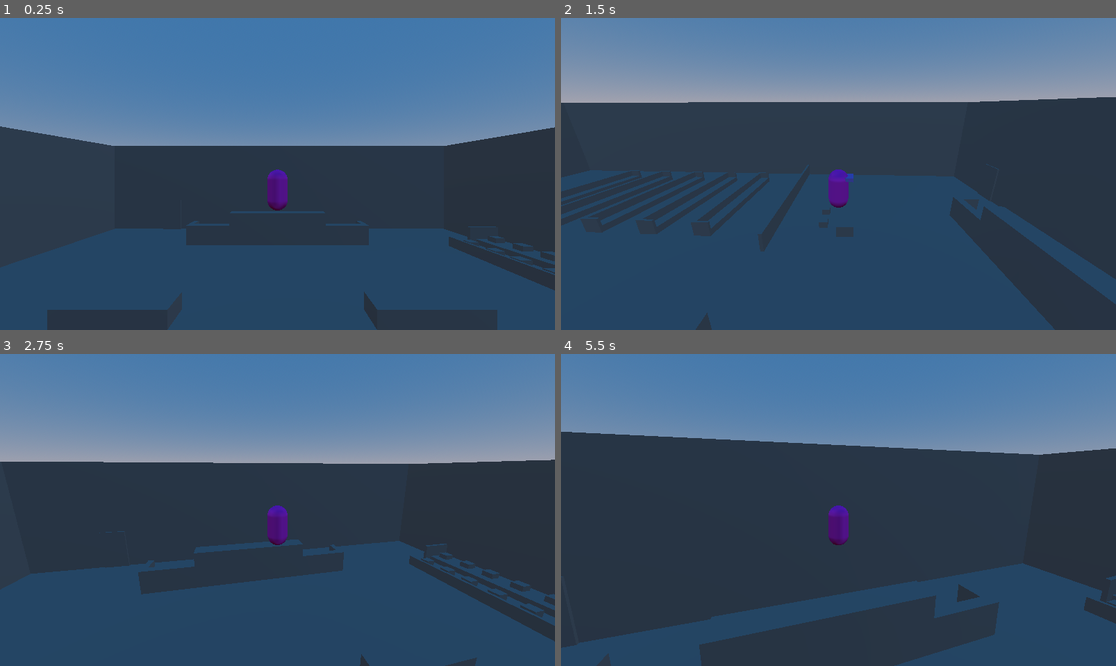
Above: before the commit, frames 1-4 (two rows, left to right).
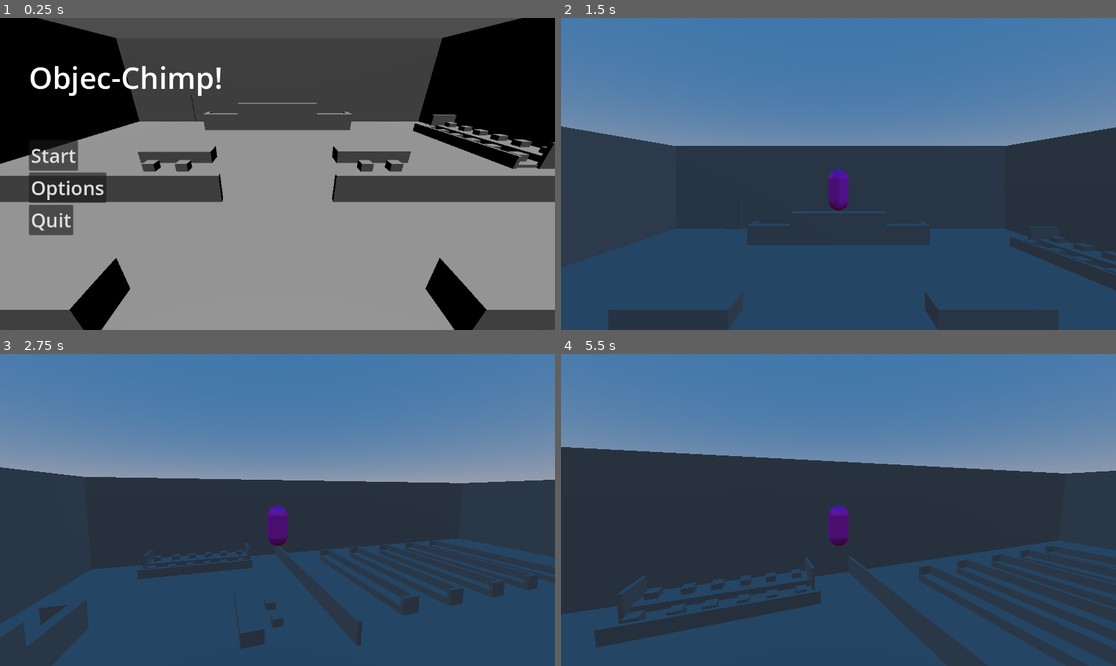
Above: after the commit, the same moments.

Repository: GarethDa/Monke_Game
Game: Godot game, scene res://start_menu.tscn
Same seed, same stepped clock (60 frames per second), same inputs: the game is played once before the commit and once after it. Before the commit the project starts from res://world.tscn.
Inputs (mouse positions are in pixels of both pictures, inside the frame that each line leads up to):
- Up to frame 1 (0.25 s): no input
- Up to frame 2 (1.5 s): click (627, 186) at 0.5 s, where only the run after the commit has a clickable "Options"; click (616, 155) at 1.25 s, where only the run after the commit has a clickable "Start"
- Up to frame 3 (2.75 s): tap Enter at 2 s; move the mouse to (305, 510) at 2.02 s; hold Up (ui_up) from 2.03 s (still down); tap Space (Jump) at 2.27 s
- Up to frame 4 (5.5 s): keep holding Up (ui_up); move the mouse to (810, 510) at 2.77 s; tap Space (Jump) at 3.02, 4.52, 5.27 s; move the mouse to (849, 503) at 3.52 s; move the mouse to (832, 516) at 4.27 s; move the mouse to (877, 513) at 5.02 s

The runs differ from the first frame. In frame 1, 93% of the frame differs, in the area x 0-100%, y 0-100%; in frame 2, 50%; in frame 3, 23%; in frame 4, 22%.

Commit message:
Start Menu BareBones
menu!!!!

Diff:
--- /dev/null
+++ b/Menu.gd
@@ -0,0 +1,10 @@
+extends Control
+
+func _on_play_pressed():
+	get_tree().change_scene_to_file("res://world.tscn")
+
+func _on_options_pressed():
+	pass # Replace with function body.
+
+func _on_quit_pressed():
+	get_tree().quit()
--- a/project.godot
+++ b/project.godot
@@ -11,7 +11,7 @@
 [application]
 
 config/name="Monke_Game"
-run/main_scene="res://world.tscn"
+run/main_scene="res://start_menu.tscn"
 config/features=PackedStringArray("4.2", "Forward Plus")
 config/icon="res://icon.svg"
 
--- /dev/null
+++ b/start_menu.gd
@@ -0,0 +1,14 @@
+extends CanvasLayer
+
+
+
+func _on_start_btn_pressed():
+	get_tree().change_scene_to_file("res://world.tscn")
+
+
+func _on_options_btn_pressed():
+	pass # Replace with function body.
+
+
+func _on_quit_btn_pressed():
+	get_tree().quit()
--- /dev/null
+++ b/start_menu.tscn
@@ -0,0 +1,432 @@
+[gd_scene load_steps=3 format=3 uid="uid://bh6whskehq4pc"]
+
+[ext_resource type="Script" path="res://start_menu.gd" id="1_18axk"]
+
+[sub_resource type="FontVariation" id="FontVariation_mmysy"]
+
+[node name="StartMenu" type="CanvasLayer"]
+script = ExtResource("1_18axk")
+
+[node name="SubViewportContainer" type="SubViewportContainer" parent="."]
+anchors_preset = 15
+anchor_right = 1.0
+anchor_bottom = 1.0
+grow_horizontal = 2
+grow_vertical = 2
+
+[node name="SubViewport" type="SubViewport" parent="SubViewportContainer"]
+handle_input_locally = false
+size = Vector2i(1152, 648)
+render_target_update_mode = 4
+
+[node name="Camera3D" type="Camera3D" parent="SubViewportContainer/SubViewport"]
+transform = Transform3D(-1, 3.69465e-08, -7.92319e-08, 0, 0.906308, 0.422618, 8.74228e-08, 0.422618, -0.906308, 0, 6, 18)
+
+[node name="Control" type="Control" parent="."]
+layout_mode = 3
+anchors_preset = 15
+anchor_right = 1.0
+anchor_bottom = 1.0
+grow_horizontal = 2
+grow_vertical = 2
+
+[node name="MarginContainer" type="MarginContainer" parent="Control"]
+layout_mode = 1
+anchors_preset = 15
+anchor_right = 1.0
+anchor_bottom = 1.0
+grow_horizontal = 2
+grow_vertical = 2
+theme_override_constants/margin_left = 60
+theme_override_constants/margin_top = 80
+
+[node name="VBoxContainer" type="VBoxContainer" parent="Control/MarginContainer"]
+layout_mode = 2
+
+[node name="Title" type="Label" parent="Control/MarginContainer/VBoxContainer"]
+layout_mode = 2
+theme_override_fonts/font = SubResource("FontVariation_mmysy")
+theme_override_font_sizes/font_size = 62
+text = "Objec-Chimp!"
+
+[node name="MarginContainer" type="MarginContainer" parent="Control/MarginContainer/VBoxContainer"]
+layout_mode = 2
+theme_override_constants/margin_top = 80
+
+[node name="StartBtn" type="Button" parent="Control/MarginContainer/VBoxContainer"]
+layout_mode = 2
+size_flags_horizontal = 0
+theme_override_font_sizes/font_size = 40
+text = "Start"
+alignment = 0
+
+[node name="OptionsBtn" type="Button" parent="Control/MarginContainer/VBoxContainer"]
+layout_mode = 2
+size_flags_horizontal = 0
+theme_override_font_sizes/font_size = 40
+text = "Options"
+alignment = 0
+
+[node name="QuitBtn" type="Button" parent="Control/MarginContainer/VBoxContainer"]
+layout_mode = 2
+size_flags_horizontal = 0
+theme_override_font_sizes/font_size = 40
+text = "Quit"
+alignment = 0
+
+[node name="BG" type="Node3D" parent="."]
+
+[node name="DirectionalLight3D" type="DirectionalLight3D" parent="BG"]
+transform = Transform3D(0.999998, 0.0018015, -0.0012614, 0.00153214, -0.15922, 0.987242, 0.00157767, -0.987241, -0.159223, 0, 21, 18)
+
+[node name="Greybox" type="Node3D" parent="BG"]
+
+[node name="Pew" type="Node3D" parent="BG/Greybox"]
+transform = Transform3D(1, 0, 0, 0, 1, 0, 0, 0, 1, -11.3512, 0.273693, 21.7519)
+
+[node name="CSGBox3D32" type="CSGBox3D" parent="BG/Greybox/Pew"]
+transform = Transform3D(-4.37114e-08, 0, 1, 0, 1, 0, -1, 0, -4.37114e-08, 0, 0.383927, -0.724794)
+size = Vector3(0.369607, 1.33564, 13.3481)
+
+[node name="CSGBox3D18" type="CSGBox3D" parent="BG/Greybox/Pew"]
+transform = Transform3D(-4.37114e-08, 0, 1, 0, 1, 0, -1, 0, -4.37114e-08, 0, 0, 0)
+size = Vector3(1.09123, 0.621316, 13.3231)
+
+[node name="CSGBox3D38" type="CSGBox3D" parent="BG/Greybox/Pew"]
+transform = Transform3D(-4.37114e-08, 0, 1, 0, 1, 0, -1, 0, -4.37114e-08, 6.55149, 0.383927, 0)
+size = Vector3(1.09123, 1.34466, 0.240466)
+
+[node name="CSGBox3D37" type="CSGBox3D" parent="BG/Greybox/Pew"]
+transform = Transform3D(-4.37114e-08, 0, 1, 0, 1, 0, -1, 0, -4.37114e-08, -6.56383, 0.383927, 0)
+size = Vector3(1.09123, 1.34466, 0.22008)
+
+[node name="Pew7" type="Node3D" parent="BG/Greybox"]
+transform = Transform3D(1, 0, 0, 0, 1, 0, 0, 0, 1, -11.3512, 0.273693, 17.0066)
+
+[node name="CSGBox3D32" type="CSGBox3D" parent="BG/Greybox/Pew7"]
+transform = Transform3D(-4.37114e-08, 0, 1, 0, 1, 0, -1, 0, -4.37114e-08, 0, 0.383927, -0.724794)
+size = Vector3(0.369607, 1.33564, 13.3481)
+
+[node name="CSGBox3D18" type="CSGBox3D" parent="BG/Greybox/Pew7"]
+transform = Transform3D(-4.37114e-08, 0, 1, 0, 1, 0, -1, 0, -4.37114e-08, 0, 0, 0)
+size = Vector3(1.09123, 0.621316, 13.3231)
+
+[node name="CSGBox3D38" type="CSGBox3D" parent="BG/Greybox/Pew7"]
+transform = Transform3D(-4.37114e-08, 0, 1, 0, 1, 0, -1, 0, -4.37114e-08, 6.55149, 0.383927, 0)
+size = Vector3(1.09123, 1.34466, 0.240466)
+
+[node name="CSGBox3D37" type="CSGBox3D" parent="BG/Greybox/Pew7"]
+transform = Transform3D(-4.37114e-08, 0, 1, 0, 1, 0, -1, 0, -4.37114e-08, -6.56383, 0.383927, 0)
+size = Vector3(1.09123, 1.34466, 0.22008)
+
+[node name="Pew8" type="Node3D" parent="BG/Greybox"]
+transform = Transform3D(1, 0, 0, 0, 1, 0, 0, 0, 1, -11.3512, 0.273693, 11.9009)
+
+[node name="CSGBox3D32" type="CSGBox3D" parent="BG/Greybox/Pew8"]
+transform = Transform3D(-4.37114e-08, 0, 1, 0, 1, 0, -1, 0, -4.37114e-08, 0, 0.383927, -0.724794)
+size = Vector3(0.369607, 1.33564, 13.3481)
+
+[node name="CSGBox3D18" type="CSGBox3D" parent="BG/Greybox/Pew8"]
+transform = Transform3D(-4.37114e-08, 0, 1, 0, 1, 0, -1, 0, -4.37114e-08, 0, 0, 0)
+size = Vector3(1.09123, 0.621316, 13.3231)
+
+[node name="CSGBox3D38" type="CSGBox3D" parent="BG/Greybox/Pew8"]
+transform = Transform3D(-4.37114e-08, 0, 1, 0, 1, 0, -1, 0, -4.37114e-08, 6.55149, 0.383927, 0)
+size = Vector3(1.09123, 1.34466, 0.240466)
+
+[node name="CSGBox3D37" type="CSGBox3D" parent="BG/Greybox/Pew8"]
+transform = Transform3D(-4.37114e-08, 0, 1, 0, 1, 0, -1, 0, -4.37114e-08, -6.56383, 0.383927, 0)
+size = Vector3(1.09123, 1.34466, 0.22008)
+
+[node name="Pew9" type="Node3D" parent="BG/Greybox"]
+transform = Transform3D(1, 0, 0, 0, 1, 0, 0, 0, 1, -11.3512, 0.273693, 7.00779)
+
+[node name="CSGBox3D32" type="CSGBox3D" parent="BG/Greybox/Pew9"]
+transform = Transform3D(-4.37114e-08, 0, 1, 0, 1, 0, -1, 0, -4.37114e-08, 0, 0.383927, -0.724794)
+size = Vector3(0.369607, 1.33564, 13.3481)
+
+[node name="CSGBox3D18" type="CSGBox3D" parent="BG/Greybox/Pew9"]
+transform = Transform3D(-4.37114e-08, 0, 1, 0, 1, 0, -1, 0, -4.37114e-08, 0, 0, 0)
+size = Vector3(1.09123, 0.621316, 13.3231)
+
+[node name="CSGBox3D38" type="CSGBox3D" parent="BG/Greybox/Pew9"]
+transform = Transform3D(-4.37114e-08, 0, 1, 0, 1, 0, -1, 0, -4.37114e-08, 6.55149, 0.383927, 0)
+size = Vector3(1.09123, 1.34466, 0.240466)
+
+[node name="CSGBox3D37" type="CSGBox3D" parent="BG/Greybox/Pew9"]
+transform = Transform3D(-4.37114e-08, 0, 1, 0, 1, 0, -1, 0, -4.37114e-08, -6.56383, 0.383927, 0)
+size = Vector3(1.09123, 1.34466, 0.22008)
+
+[node name="Pew10" type="Node3D" parent="BG/Greybox"]
+transform = Transform3D(1, 0, 0, 0, 1, 0, 0, 0, 1, -11.331, 0.273693, 2.09403)
+
+[node name="CSGBox3D32" type="CSGBox3D" parent="BG/Greybox/Pew10"]
+transform = Transform3D(-4.37114e-08, 0, 1, 0, 1, 0, -1, 0, -4.37114e-08, 0, 0.383927, -0.724794)
+size = Vector3(0.369607, 1.33564, 13.3481)
+
+[node name="CSGBox3D18" type="CSGBox3D" parent="BG/Greybox/Pew10"]
+transform = Transform3D(-4.37114e-08, 0, 1, 0, 1, 0, -1, 0, -4.37114e-08, 0, 0, 0)
+size = Vector3(1.09123, 0.621316, 13.3231)
+
+[node name="CSGBox3D38" type="CSGBox3D" parent="BG/Greybox/Pew10"]
+transform = Transform3D(-4.37114e-08, 0, 1, 0, 1, 0, -1, 0, -4.37114e-08, 6.55149, 0.383927, 0)
+size = Vector3(1.09123, 1.34466, 0.240466)
+
+[node name="CSGBox3D37" type="CSGBox3D" parent="BG/Greybox/Pew10"]
+transform = Transform3D(-4.37114e-08, 0, 1, 0, 1, 0, -1, 0, -4.37114e-08, -6.56383, 0.383927, 0)
+size = Vector3(1.09123, 1.34466, 0.22008)
+
+[node name="Pew2" type="Node3D" parent="BG/Greybox"]
+transform = Transform3D(1, 0, 0, 0, 1, 0, 0, 0, 1, 11.3281, 0.273693, 21.7519)
+
+[node name="CSGBox3D32" type="CSGBox3D" parent="BG/Greybox/Pew2"]
+transform = Transform3D(-4.37114e-08, 0, 1, 0, 1, 0, -1, 0, -4.37114e-08, 0, 0.383927, -0.724794)
+size = Vector3(0.369607, 1.33564, 13.3481)
+
+[node name="CSGBox3D18" type="CSGBox3D" parent="BG/Greybox/Pew2"]
+transform = Transform3D(-4.37114e-08, 0, 1, 0, 1, 0, -1, 0, -4.37114e-08, 0, 0, 0)
+size = Vector3(1.09123, 0.621316, 13.3231)
+
+[node name="CSGBox3D38" type="CSGBox3D" parent="BG/Greybox/Pew2"]
+transform = Transform3D(-4.37114e-08, 0, 1, 0, 1, 0, -1, 0, -4.37114e-08, 6.55149, 0.383927, 0)
+size = Vector3(1.09123, 1.34466, 0.240466)
+
+[node name="CSGBox3D37" type="CSGBox3D" parent="BG/Greybox/Pew2"]
+transform = Transform3D(-4.37114e-08, 0, 1, 0, 1, 0, -1, 0, -4.37114e-08, -6.56383, 0.383927, 0)
+size = Vector3(1.09123, 1.34466, 0.22008)
+
+[node name="Pew3" type="Node3D" parent="BG/Greybox"]
+transform = Transform3D(1, 0, 0, 0, 1, 0, 0, 0, 1, 11.3281, 0.273693, 16.9135)
+
+[node name="CSGBox3D32" type="CSGBox3D" parent="BG/Greybox/Pew3"]
+transform = Transform3D(-4.37114e-08, 0, 1, 0, 1, 0, -1, 0, -4.37114e-08, 0, 0.383927, -0.724794)
+size = Vector3(0.369607, 1.33564, 13.3481)
+
+[node name="CSGBox3D18" type="CSGBox3D" parent="BG/Greybox/Pew3"]
+transform = Transform3D(-4.37114e-08, 0, 1, 0, 1, 0, -1, 0, -4.37114e-08, 0, 0, 0)
+size = Vector3(1.09123, 0.621316, 13.3231)
+
+[node name="CSGBox3D38" type="CSGBox3D" parent="BG/Greybox/Pew3"]
+transform = Transform3D(-4.37114e-08, 0, 1, 0, 1, 0, -1, 0, -4.37114e-08, 6.55149, 0.383927, 0)
+size = Vector3(1.09123, 1.34466, 0.240466)
+
+[node name="CSGBox3D37" type="CSGBox3D" parent="BG/Greybox/Pew3"]
+transform = Transform3D(-4.37114e-08, 0, 1, 0, 1, 0, -1, 0, -4.37114e-08, -6.56383, 0.383927, 0)
+size = Vector3(1.09123, 1.34466, 0.22008)
+
+[node name="Pew4" type="Node3D" parent="BG/Greybox"]
+transform = Transform3D(1, 0, 0, 0, 1, 0, 0, 0, 1, 11.3281, 0.273693, 11.9332)
+
+[node name="CSGBox3D32" type="CSGBox3D" parent="BG/Greybox/Pew4"]
+transform = Transform3D(-4.37114e-08, 0, 1, 0, 1, 0, -1, 0, -4.37114e-08, 0, 0.383927, -0.724794)
+size = Vector3(0.369607, 1.33564, 13.3481)
+
+[node name="CSGBox3D18" type="CSGBox3D" parent="BG/Greybox/Pew4"]
+transform = Transform3D(-4.37114e-08, 0, 1, 0, 1, 0, -1, 0, -4.37114e-08, 0, 0, 0)
+size = Vector3(1.09123, 0.621316, 13.3231)
+
+[node name="CSGBox3D38" type="CSGBox3D" parent="BG/Greybox/Pew4"]
+transform = Transform3D(-4.37114e-08, 0, 1, 0, 1, 0, -1, 0, -4.37114e-08, 6.55149, 0.383927, 0)
+size = Vector3(1.09123, 1.34466, 0.240466)
+
+[node name="CSGBox3D37" type="CSGBox3D" parent="BG/Greybox/Pew4"]
+transform = Transform3D(-4.37114e-08, 0, 1, 0, 1, 0, -1, 0, -4.37114e-08, -6.56383, 0.383927, 0)
+size = Vector3(1.09123, 1.34466, 0.22008)
+
+[node name="Pew5" type="Node3D" parent="BG/Greybox"]
+transform = Transform3D(1, 0, 0, 0, 1, 0, 0, 0, 1, 11.3281, 0.273693, 6.92728)
+
+[node name="CSGBox3D32" type="CSGBox3D" parent="BG/Greybox/Pew5"]
+transform = Transform3D(-4.37114e-08, 0, 1, 0, 1, 0, -1, 0, -4.37114e-08, 0, 0.383927, -0.724794)
+size = Vector3(0.369607, 1.33564, 13.3481)
+
+[node name="CSGBox3D18" type="CSGBox3D" parent="BG/Greybox/Pew5"]
+transform = Transform3D(-4.37114e-08, 0, 1, 0, 1, 0, -1, 0, -4.37114e-08, 0, 0, 0)
+size = Vector3(1.09123, 0.621316, 13.3231)
+
+[node name="CSGBox3D38" type="CSGBox3D" parent="BG/Greybox/Pew5"]
+transform = Transform3D(-4.37114e-08, 0, 1, 0, 1, 0, -1, 0, -4.37114e-08, 6.55149, 0.383927, 0)
+size = Vector3(1.09123, 1.34466, 0.240466)
+
+[node name="CSGBox3D37" type="CSGBox3D" parent="BG/Greybox/Pew5"]
+transform = Transform3D(-4.37114e-08, 0, 1, 0, 1, 0, -1, 0, -4.37114e-08, -6.56383, 0.383927, 0)
+size = Vector3(1.09123, 1.34466, 0.22008)
+
+[node name="Pew6" type="Node3D" parent="BG/Greybox"]
+transform = Transform3D(1, 0, 0, 0, 1, 0, 0, 0, 1, 11.3281, 0.273693, 2.08642)
+
+[node name="CSGBox3D32" type="CSGBox3D" parent="BG/Greybox/Pew6"]
+transform = Transform3D(-4.37114e-08, 0, 1, 0, 1, 0, -1, 0, -4.37114e-08, 0, 0.383927, -0.724794)
+size = Vector3(0.369607, 1.33564, 13.3481)
+
+[node name="CSGBox3D18" type="CSGBox3D" parent="BG/Greybox/Pew6"]
+transform = Transform3D(-4.37114e-08, 0, 1, 0, 1, 0, -1, 0, -4.37114e-08, 0, 0, 0)
+size = Vector3(1.09123, 0.621316, 13.3231)
+
+[node name="CSGBox3D38" type="CSGBox3D" parent="BG/Greybox/Pew6"]
+transform = Transform3D(-4.37114e-08, 0, 1, 0, 1, 0, -1, 0, -4.37114e-08, 6.55149, 0.383927, 0)
+size = Vector3(1.09123, 1.34466, 0.240466)
+
+[node name="CSGBox3D37" type="CSGBox3D" parent="BG/Greybox/Pew6"]
+transform = Transform3D(-4.37114e-08, 0, 1, 0, 1, 0, -1, 0, -4.37114e-08, -6.56383, 0.383927, 0)
+size = Vector3(1.09123, 1.34466, 0.22008)
+
+[node name="CSGBox3D" type="CSGBox3D" parent="BG/Greybox"]
+transform = Transform3D(1, 0, 0, 0, 1, 0, 0, 0, 1, -0.183023, -0.0158691, 20.1987)
+size = Vector3(48.3049, 0.0141602, 66.0381)
+
+[node name="CSGBox3D2" type="CSGBox3D" parent="BG/Greybox"]
+transform = Transform3D(1, 0, 0, 0, 1, 0, 0, 0, 1, -23.2343, 5.49615, 20.2482)
+size = Vector3(2.20225, 11.0382, 65.939)
+
+[node name="CSGBox3D3" type="CSGBox3D" parent="BG/Greybox"]
+transform = Transform3D(1, 0, 0, 0, 1, 0, 0, 0, 1, 22.7942, 5.49615, 20.248)
+size = Vector3(2.20225, 11.0382, 65.9395)
+
+[node name="CSGBox3D4" type="CSGBox3D" parent="BG/Greybox"]
+transform = Transform3D(-4.37114e-08, 0, 1, 0, 1, 0, -1, 0, -4.37114e-08, -0.297064, 5.49615, 51.5936)
+size = Vector3(2.20225, 11.0382, 48.0821)
+
+[node name="CSGBox3D6" type="CSGBox3D" parent="BG/Greybox"]
+transform = Transform3D(-4.37114e-08, 0, 1, 0, 1, 0, -1, 0, -4.37114e-08, 0.0102892, 1.61488, 44.9657)
+size = Vector3(1.46844, 3.27565, 9.91861)
+
+[node name="CSGBox3D37" type="CSGBox3D" parent="BG/Greybox"]
+transform = Transform3D(-4.37114e-08, 0, 1, 0, 1, 0, -1, 0, -4.37114e-08, -1.54156, 2.45241, -10.6585)
+size = Vector3(0.616054, 4.95072, 2.89164)
+
+[node name="CSGBox3D38" type="CSGBox3D" parent="BG/Greybox"]
+transform = Transform3D(-4.37114e-08, 0, 1, 0, 1, 0, -1, 0, -4.37114e-08, 1.55304, 2.45241, -10.6585)
+size = Vector3(0.616054, 4.95072, 2.89164)
+
+[node name="CSGBox3D39" type="CSGBox3D" parent="BG/Greybox"]
+transform = Transform3D(-4.37114e-08, 0, 1, 0, 1, 0, -1, 0, -4.37114e-08, 0.0614974, 2.57508, -10.7474)
+size = Vector3(0.616054, 5.19606, 6.79094)
+
+[node name="CSGBox3D36" type="CSGBox3D" parent="BG/Greybox"]
+transform = Transform3D(-4.37114e-08, 0, 1, 0, 1, 0, -1, 0, -4.37114e-08, 13.9662, 1.92416, 50.4566)
+size = Vector3(0.231288, 3.89423, 2.26554)
+
+[node name="CSGBox3D19" type="CSGBox3D" parent="BG/Greybox"]
+transform = Transform3D(-4.37114e-08, 0, 1, 0, 1, 0, -1, 0, -4.37114e-08, -21.0578, 0.359902, 37.9219)
+size = Vector3(11.9286, 0.765702, 2.18253)
+
+[node name="CSGBox3D23" type="CSGBox3D" parent="BG/Greybox"]
+transform = Transform3D(-4.37114e-08, 0, 1, 0, 1, 0, -1, 0, -4.37114e-08, -18.7922, 0.107868, 37.9219)
+size = Vector3(11.9286, 0.261635, 2.35286)
+
+[node name="CSGBox3D22" type="CSGBox3D" parent="BG/Greybox"]
+transform = Transform3D(-4.37114e-08, 0, 1, 0, 1, 0, -1, 0, -4.37114e-08, -17.5228, 0.464863, 37.9286)
+size = Vector3(12.2478, 0.975625, 0.256459)
+
+[node name="CSGBox3D20" type="CSGBox3D" parent="BG/Greybox"]
+transform = Transform3D(-4.37114e-08, 0, 1, 0, 1, 0, -1, 0, -4.37114e-08, -20.7389, 0.965403, 31.9143)
+size = Vector3(0.271223, 1.9767, 2.82027)
+
+[node name="CSGBox3D21" type="CSGBox3D" parent="BG/Greybox"]
+transform = Transform3D(-4.37114e-08, 0, 1, 0, 1, 0, -1, 0, -4.37114e-08, -20.7389, 0.965403, 43.9624)
+size = Vector3(0.271223, 1.9767, 2.82027)
+
+[node name="CSGBox3D17" type="CSGBox3D" parent="BG/Greybox"]
+transform = Transform3D(-4.37114e-08, 0, 1, 0, 1, 0, -1, 0, -4.37114e-08, 12.3649, 0.75908, 27.4546)
+size = Vector3(0.280561, 1.56406, 18.7428)
+
+[node name="CSGBox3D18" type="CSGBox3D" parent="BG/Greybox"]
+transform = Transform3D(-4.37114e-08, 0, 1, 0, 1, 0, -1, 0, -4.37114e-08, -12.6581, 0.75908, 27.4546)
+size = Vector3(0.280561, 1.56406, 19.2996)
+
+[node name="CSGBox3D11" type="CSGBox3D" parent="BG/Greybox"]
+transform = Transform3D(-4.37114e-08, 0, 1, 0, 1, 0, -1, 0, -4.37114e-08, 7.97332, 0.454912, 33.6694)
+size = Vector3(1.46844, 0.955723, 5.62288)
+
+[node name="CSGBox3D13" type="CSGBox3D" parent="BG/Greybox"]
+transform = Transform3D(-4.37114e-08, 0, 1, 0, 1, 0, -1, 0, -4.37114e-08, 9.19495, 0.270161, 31.7036)
+size = Vector3(0.769374, 0.586221, 0.845865)
+
+[node name="CSGBox3D14" type="CSGBox3D" parent="BG/Greybox"]
+transform = Transform3D(-4.37114e-08, 0, 1, 0, 1, 0, -1, 0, -4.37114e-08, 6.84203, 0.270161, 31.7036)
+size = Vector3(0.769374, 0.586221, 0.845865)
+
+[node name="CSGBox3D15" type="CSGBox3D" parent="BG/Greybox"]
+transform = Transform3D(-4.37114e-08, 0, 1, 0, 1, 0, -1, 0, -4.37114e-08, -6.39246, 0.270161, 31.7036)
+size = Vector3(0.769374, 0.586221, 0.845865)
+
+[node name="CSGBox3D16" type="CSGBox3D" parent="BG/Greybox"]
+transform = Transform3D(-4.37114e-08, 0, 1, 0, 1, 0, -1, 0, -4.37114e-08, -8.4929, 0.270161, 31.7036)
+size = Vector3(0.769374, 0.586221, 0.845865)
+
+[node name="CSGBox3D24" type="CSGBox3D" parent="BG/Greybox"]
+transform = Transform3D(-4.37114e-08, 0, 1, 0, 1, 0, -1, 0, -4.37114e-08, -18.7285, 0.499181, 33.0032)
+size = Vector3(0.769374, 0.586221, 0.845865)
+
+[node name="CSGBox3D25" type="CSGBox3D" parent="BG/Greybox"]
+transform = Transform3D(-4.37114e-08, 0, 1, 0, 1, 0, -1, 0, -4.37114e-08, -18.7285, 0.499181, 35.1375)
+size = Vector3(0.769374, 0.586221, 0.845865)
+
+[node name="CSGBox3D26" type="CSGBox3D" parent="BG/Greybox"]
+transform = Transform3D(-4.37114e-08, 0, 1, 0, 1, 0, -1, 0, -4.37114e-08, -18.7285, 0.499181, 37.071)
+size = Vector3(0.769374, 0.586221, 0.845865)
+
+[node name="CSGBox3D27" type="CSGBox3D" parent="BG/Greybox"]
+transform = Transform3D(-4.37114e-08, 0, 1, 0, 1, 0, -1, 0, -4.37114e-08, -18.7285, 0.499181, 39.0557)
+size = Vector3(0.769374, 0.586221, 0.845865)
+
+[node name="CSGBox3D28" type="CSGBox3D" parent="BG/Greybox"]
+transform = Transform3D(-4.37114e-08, 0, 1, 0, 1, 0, -1, 0, -4.37114e-08, -18.7285, 0.499181, 40.9423)
+size = Vector3(0.769374, 0.586221, 0.845865)
+
+[node name="CSGBox3D29" type="CSGBox3D" parent="BG/Greybox"]
+transform = Transform3D(-4.37114e-08, 0, 1, 0, 1, 0, -1, 0, -4.37114e-08, -18.7285, 0.499181, 43.0755)
+size = Vector3(0.769374, 0.586221, 0.845865)
+
+[node name="CSGBox3D30" type="CSGBox3D" parent="BG/Greybox"]
+transform = Transform3D(-4.37114e-08, 0, 1, 0, 1, 0, -1, 0, -4.37114e-08, -21.1423, 0.905543, 33.0032)
+size = Vector3(0.769374, 0.586221, 0.845865)
+
+[node name="CSGBox3D31" type="CSGBox3D" parent="BG/Greybox"]
+transform = Transform3D(-4.37114e-08, 0, 1, 0, 1, 0, -1, 0, -4.37114e-08, -21.1423, 0.905543, 35.1375)
+size = Vector3(0.769374, 0.586221, 0.845865)
+
+[node name="CSGBox3D32" type="CSGBox3D" parent="BG/Greybox"]
+transform = Transform3D(-4.37114e-08, 0, 1, 0, 1, 0, -1, 0, -4.37114e-08, -21.1423, 0.905543, 37.071)
+size = Vector3(0.769374, 0.586221, 0.845865)
+
+[node name="CSGBox3D33" type="CSGBox3D" parent="BG/Greybox"]
+transform = Transform3D(-4.37114e-08, 0, 1, 0, 1, 0, -1, 0, -4.37114e-08, -21.1423, 0.905543, 39.0557)
+size = Vector3(0.769374, 0.586221, 0.845865)
+
+[node name="CSGBox3D34" type="CSGBox3D" parent="BG/Greybox"]
+transform = Transform3D(-4.37114e-08, 0, 1, 0, 1, 0, -1, 0, -4.37114e-08, -21.1423, 0.905543, 40.9423)
+size = Vector3(0.769374, 0.586221, 0.845865)
+
+[node name="CSGBox3D35" type="CSGBox3D" parent="BG/Greybox"]
+transform = Transform3D(-4.37114e-08, 0, 1, 0, 1, 0, -1, 0, -4.37114e-08, -21.1423, 0.905543, 43.0755)
+size = Vector3(0.769374, 0.586221, 0.845865)
+
+[node name="CSGBox3D12" type="CSGBox3D" parent="BG/Greybox"]
+transform = Transform3D(-4.37114e-08, 0, 1, 0, 1, 0, -1, 0, -4.37114e-08, -7.47893, 0.464405, 33.6694)
+size = Vector3(1.46844, 0.974709, 5.62288)
+
+[node name="CSGBox3D7" type="CSGBox3D" parent="BG/Greybox"]
+transform = Transform3D(-4.37114e-08, 0, 1, 0, 1, 0, -1, 0, -4.37114e-08, -7.14966, 1.00147, 44.5784)
+size = Vector3(0.69369, 2.04883, 4.43636)
+
+[node name="CSGBox3D8" type="CSGBox3D" parent="BG/Greybox"]
+transform = Transform3D(-4.37114e-08, 0, 1, 0, 1, 0, -1, 0, -4.37114e-08, 7.13918, 1.00147, 44.5784)
+size = Vector3(0.69369, 2.04883, 4.43636)
+
+[node name="CSGBox3D9" type="CSGBox3D" parent="BG/Greybox"]
+transform = Transform3D(-4.37114e-08, 0, 1, 0, 1, 0, -1, 0, -4.37114e-08, 9.10325, 1.00147, 45.6427)
+size = Vector3(1.52647, 2.04883, 0.508217)
+
+[node name="CSGBox3D10" type="CSGBox3D" parent="BG/Greybox"]
+transform = Transform3D(-4.37114e-08, 0, 1, 0, 1, 0, -1, 0, -4.37114e-08, -9.11398, 1.00147, 45.6427)
+size = Vector3(1.52647, 2.04883, 0.508217)
+
+[node name="CSGBox3D5" type="CSGBox3D" parent="BG/Greybox"]
+transform = Transform3D(-4.37114e-08, 0, 1, 0, 1, 0, -1, 0, -4.37114e-08, -0.297064, 5.49615, -11.6279)
+size = Vector3(2.20225, 11.0382, 48.0821)
+
+[connection signal="pressed" from="Control/MarginContainer/VBoxContainer/StartBtn" to="." method="_on_start_btn_pressed"]
+[connection signal="pressed" from="Control/MarginContainer/VBoxContainer/OptionsBtn" to="." method="_on_options_btn_pressed"]
+[connection signal="pressed" from="Control/MarginContainer/VBoxContainer/QuitBtn" to="." method="_on_quit_btn_pressed"]
